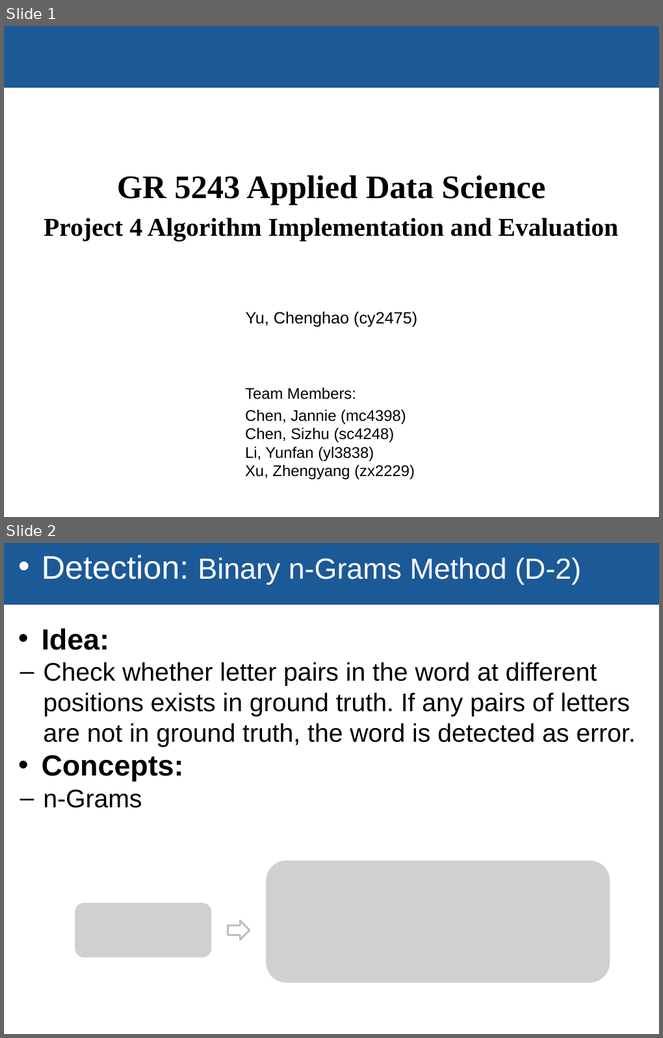
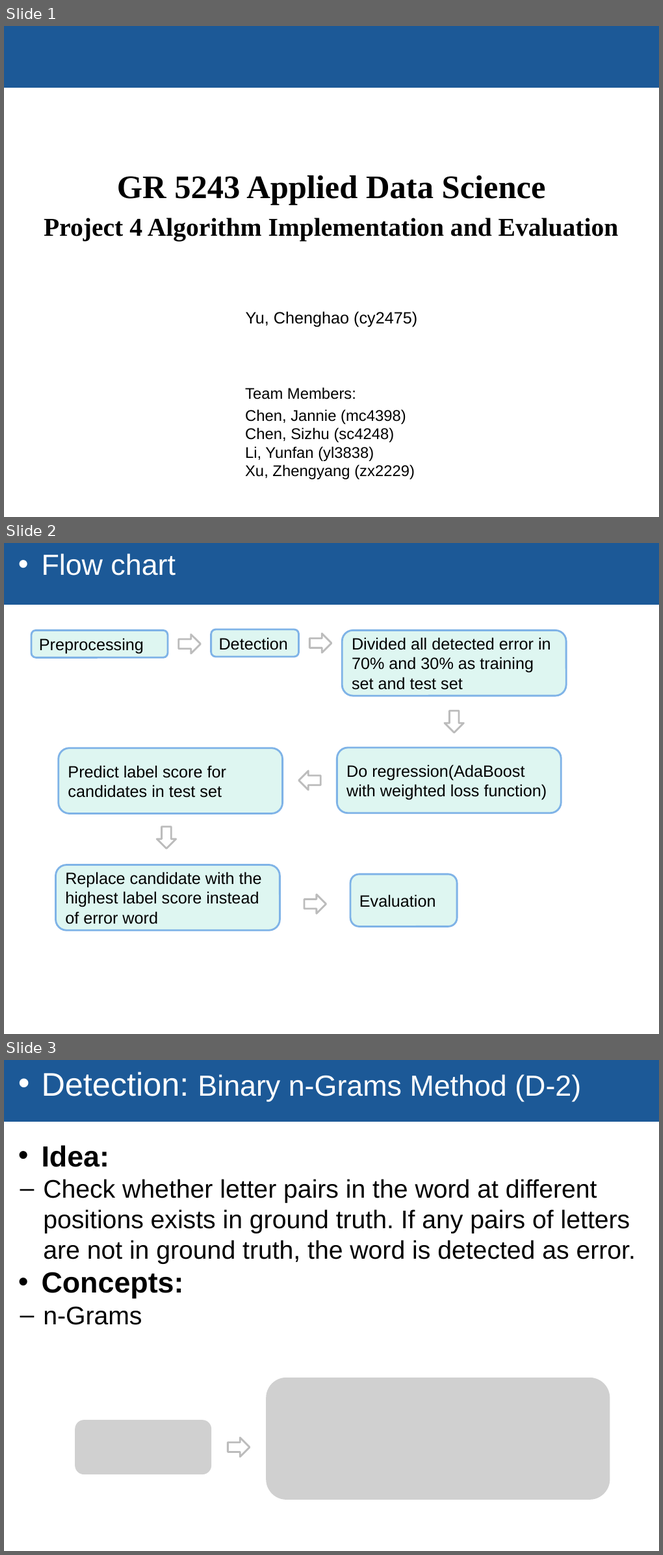
Before and after one commit to TZstatsADS/Fall2018-Project4-sec1-grp5, a slide deck: GR5243 pro4.pptx. Shown one above the other, each under a label of ours: slides 1 and 2 before the commit, slides 1, 2 and 3 after it. The pictures are 663x1038 and 663x1555 pixels, drawn with LibreOffice and Linux fonts; fonts in the diff are those of the drawing; grey boxes stand for pictures; background and template pictures are left out. Boxes give left, top, right and bottom in pixels: in the first picture for what was removed or moved away, otherwise in the second. Text is boxed around its words. In the diff, an @@ line names an element or a change of style, - is before the commit and + after.

```diff
--- a/GR5243 pro4.pptx
+++ b/GR5243 pro4.pptx
@@ slide 2 added at bbox=[4, 543, 659, 1034], background #FFFFFF; not listed: 1 template element that a slide beside it also shows @@
@@ text added at bbox=[42, 553, 176, 575], 32 pt, text #FFFFFF @@
+• Flow chart
@@ rounded rectangle added at bbox=[31, 630, 168, 657], fill #DEF6F1, outline #7FB3E7 2 pt, 18 pt, text #000000 @@
+Preprocessing
@@ right arrow added at bbox=[179, 635, 200, 653], fill #FFFFFF, outline #BDBDBD 2 pt @@
@@ rounded rectangle added at bbox=[211, 629, 299, 657], fill #DEF6F1, outline #7FB3E7 2 pt, 18 pt, text #000000 @@
+Detection
@@ right arrow added at bbox=[310, 633, 332, 652], fill #FFFFFF, outline #BDBDBD 2 pt @@
@@ rounded rectangle added at bbox=[342, 630, 566, 696], fill #DEF6F1, outline #7FB3E7 2 pt, 18 pt, text #000000 @@
+Divided all detected error in 70% and 30% as training set and test set
@@ right arrow added at bbox=[445, 711, 464, 732], fill #FFFFFF, outline #BDBDBD 2 pt @@
@@ rounded rectangle added at bbox=[59, 748, 282, 813], fill #DEF6F1, outline #7FB3E7 2 pt, 18 pt, text #000000 @@
+Predict label score for candidates in test set
@@ rounded rectangle added at bbox=[337, 747, 561, 813], fill #DEF6F1, outline #7FB3E7 2 pt, 18 pt, text #000000 @@
+Do regression(AdaBoost with weighted loss function)
@@ right arrow added at bbox=[299, 771, 321, 790], fill #FFFFFF, outline #BDBDBD 2 pt @@
@@ right arrow added at bbox=[157, 826, 176, 849], fill #FFFFFF, outline #BDBDBD 2 pt @@
@@ rounded rectangle added at bbox=[56, 865, 280, 931], fill #DEF6F1, outline #7FB3E7 2 pt, 18 pt, text #000000 @@
+Replace candidate with the highest label score instead of error word
@@ rounded rectangle added at bbox=[350, 875, 458, 927], fill #DEF6F1, outline #7FB3E7 2 pt, 18 pt, text #000000 @@
+Evaluation
@@ right arrow added at bbox=[304, 895, 326, 914], fill #FFFFFF, outline #BDBDBD 2 pt @@
@@ what was slide 2 is now slide 3 @@
```
Also in this commit, not shown: 3 slides changed, 4 other slides added, 4 other files.
